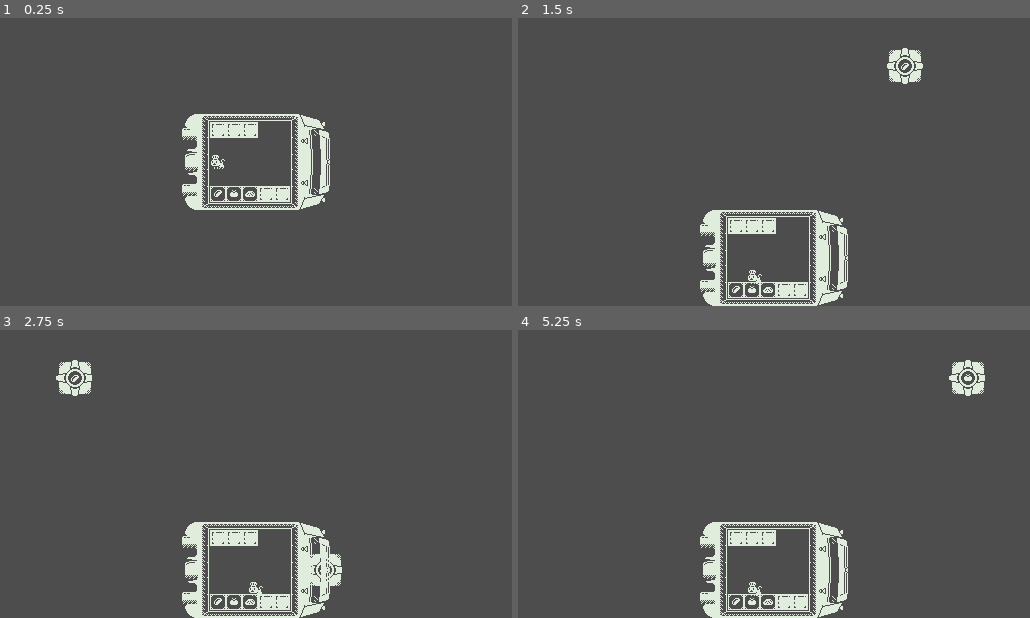
Above: before the commit, frames 1-4 (two rows, left to right).
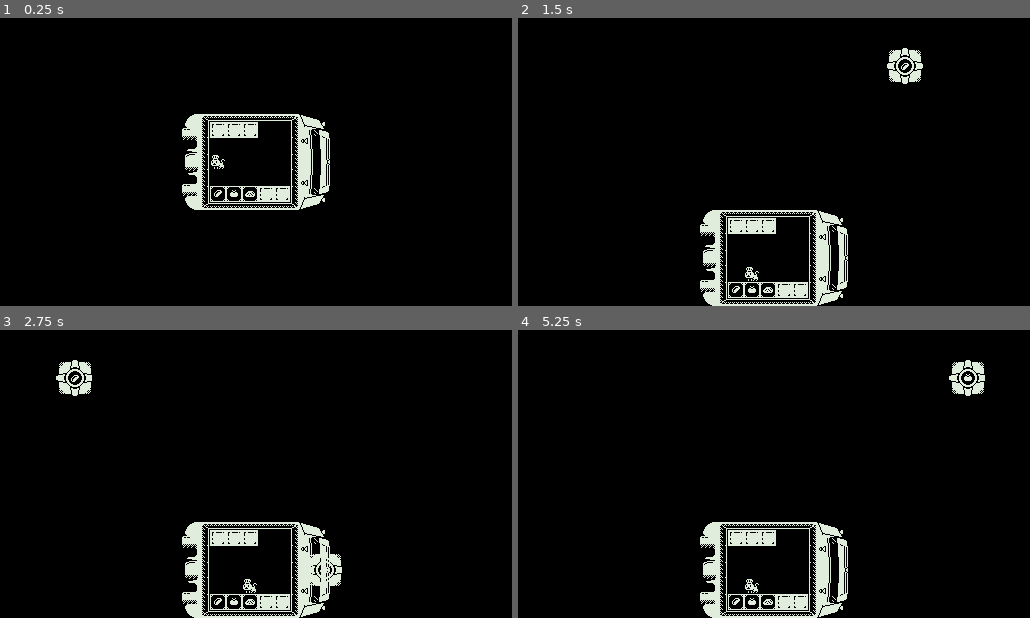
Above: after the commit, the same moments.

Repository: carlbleick/la-calori
Game: Godot game, scene res://Scenes/main.tscn
The game is run twice, just before and just after one commit, with the same random seed, the same clock (stepped at 60 frames per second) and the same inputs.
Inputs:
- Up to frame 1 (0.25 s): no input
- Up to frame 2 (1.5 s): tap Enter at 0.5 s; hold D (right) 0.53-1.28 s; hold E (interact) 0.53-1.28 s; hold S (down) from 1.28 s (still down); tap E (interact) at 1.35 s
- Up to frame 3 (2.75 s): release S (down) at 2.03 s; hold D (right) from 2.03 s (still down); hold E (interact) from 2.03 s (still down)
- Up to frame 4 (5.25 s): release D (right) at 2.78 s; release E (interact) at 2.78 s; hold W (up) 2.78-3.53 s; tap E (interact) at 2.85, 4.35 s; hold E (interact) 3.53-4.28 s; hold A (left) 3.53-5.03 s; hold S (down) from 5.03 s (still down); hold E (interact) from 5.03 s (still down)

The runs differ from the first frame. In frame 1, 96% of the frame differs, in the area x 0-100%, y 0-100%; in frame 2, 96%; in frame 3, 95%; in frame 4, 96%.

Commit message:
fix tile_size

Diff:
--- a/Scenes/Tacocat/Tacocat.gd
+++ b/Scenes/Tacocat/Tacocat.gd
@@ -1,8 +1,8 @@
 extends Area2D
 
 
-var line_size = 360
-var tile_size = 120
+var line_size = 96
+var tile_size = 16
 var inputs = {"right": Vector2.RIGHT,
 			"left": Vector2.LEFT,
 			"up": Vector2.UP,
@@ -12,8 +12,6 @@
 @export var taco_truck_sprite: Sprite2D
 
 func _ready():
-	line_size = get_tree().root.content_scale_size.y / 3
-	tile_size = taco_truck_sprite.texture.get_height() / 5
 	taco_truck.position = taco_truck.position.snapped(Vector2.ONE * line_size)
 	taco_truck.position += Vector2.ONE * line_size/2
 	pass
--- a/project.godot
+++ b/project.godot
@@ -64,3 +64,4 @@
 textures/canvas_textures/default_texture_filter=0
 renderer/rendering_method="gl_compatibility"
 textures/webp_compression/compression_method=0
+environment/defaults/default_clear_color=Color(0, 0, 0, 1)
